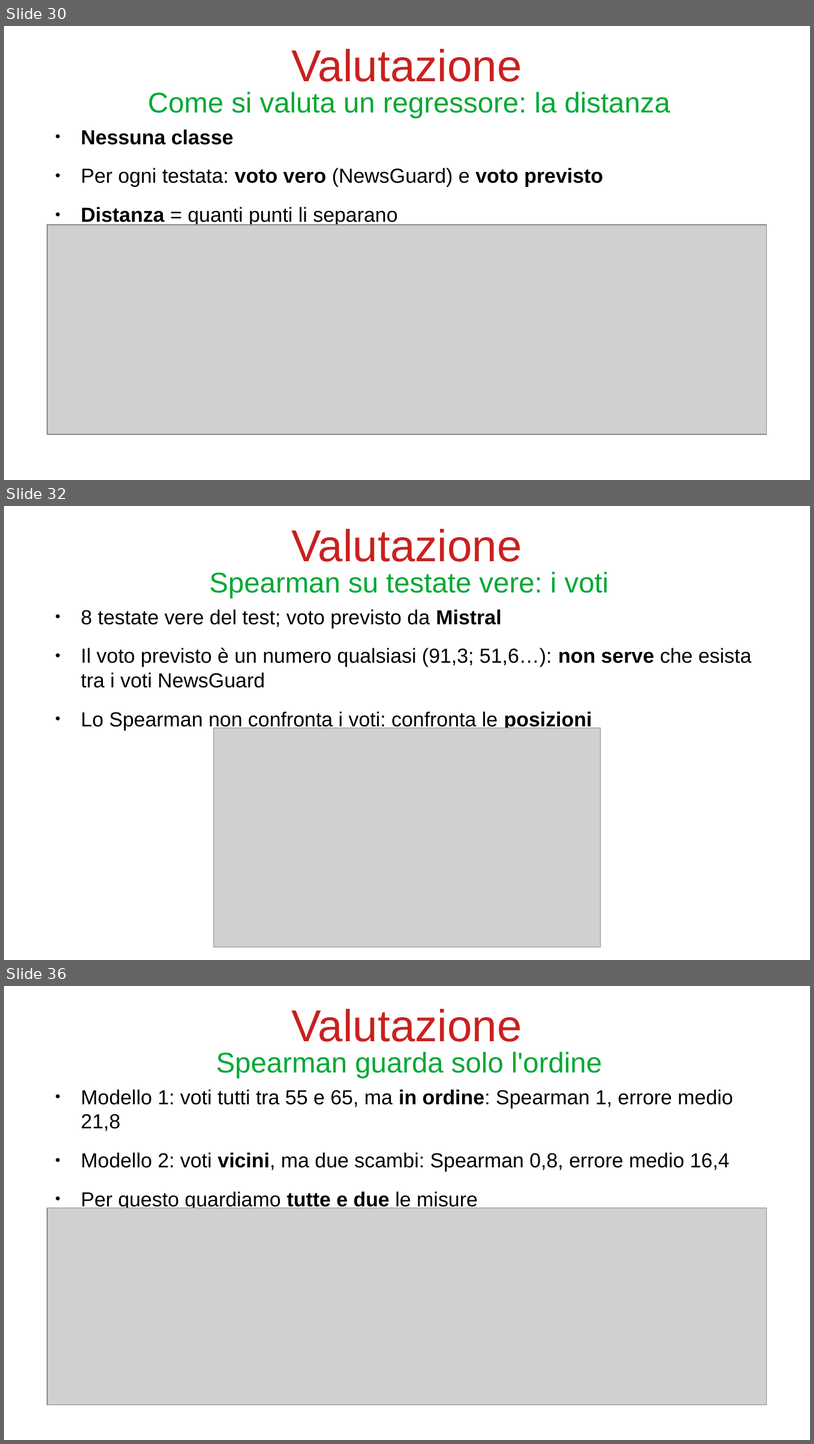
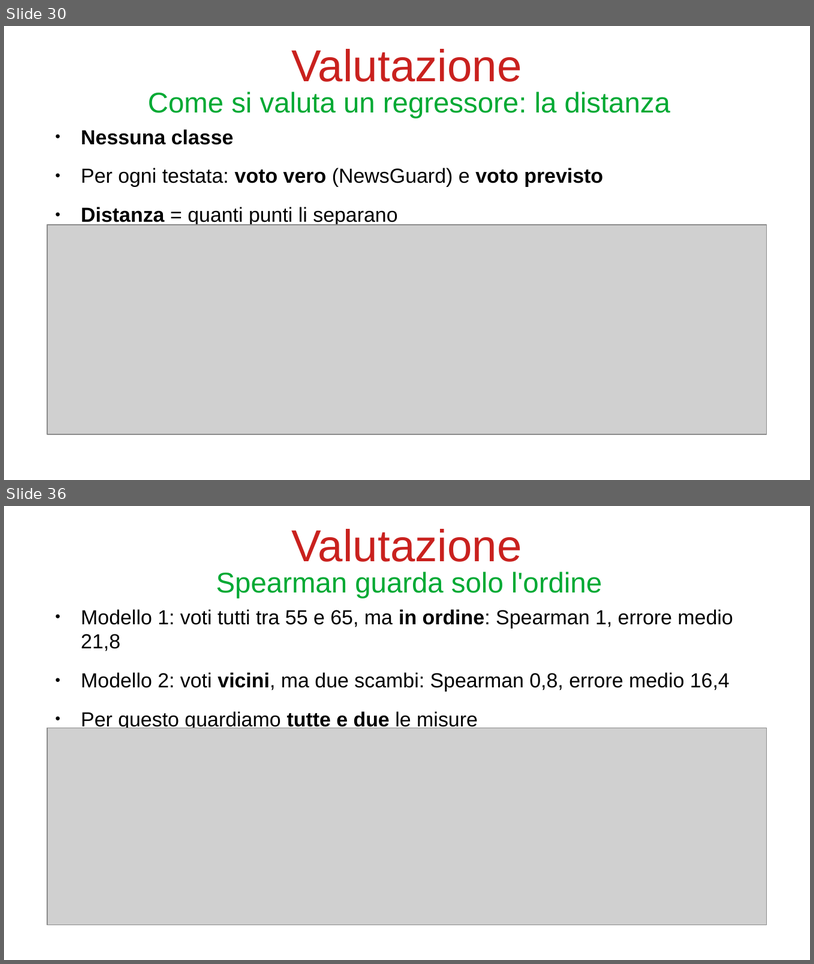
Before and after one commit to bianchi-john/PublisherClassification, a slide deck: Presentazioni/Stato finale/FinalState.odp. Shown one above the other, each under a label of ours: slides 30, 32 and 36 before the commit, slides 30 and 36 after it; the slides between them are not shown. The pictures are 814x1444 and 814x964 pixels, drawn with LibreOffice and Linux fonts; fonts in the diff are those of the drawing; grey boxes stand for pictures. Boxes give left, top, right and bottom in pixels: in the first picture for what was removed or moved away, otherwise in the second. Text is boxed around its words. In the diff, an @@ line names an element or a change of style, - is before the commit and + after.

```diff
--- a/Presentazioni/Stato finale/FinalState.odp
+++ b/Presentazioni/Stato finale/FinalState.odp
@@ slide 32 removed at [4,506,810,960], background #FFFFFF @@
@@ title removed at [292,529,522,562] @@
-Valutazione
@@ title removed at [209,571,609,598] @@
-Spearman su testate vere: i voti
@@ text removed at [81,609,752,730] @@
-● 8 testate vere del test; voto previsto da Mistral
-● Il voto previsto è un numero qualsiasi (91,3; 51,6…): non serve che esista tra i voti NewsGuard
-● Lo Spearman non confronta i voti: confronta le posizioni
@@ picture removed at [214,728,601,946] @@
```
Also in this commit, not shown: 4 slides changed, 5 slides added, 5 other slides removed, 7 other files.
